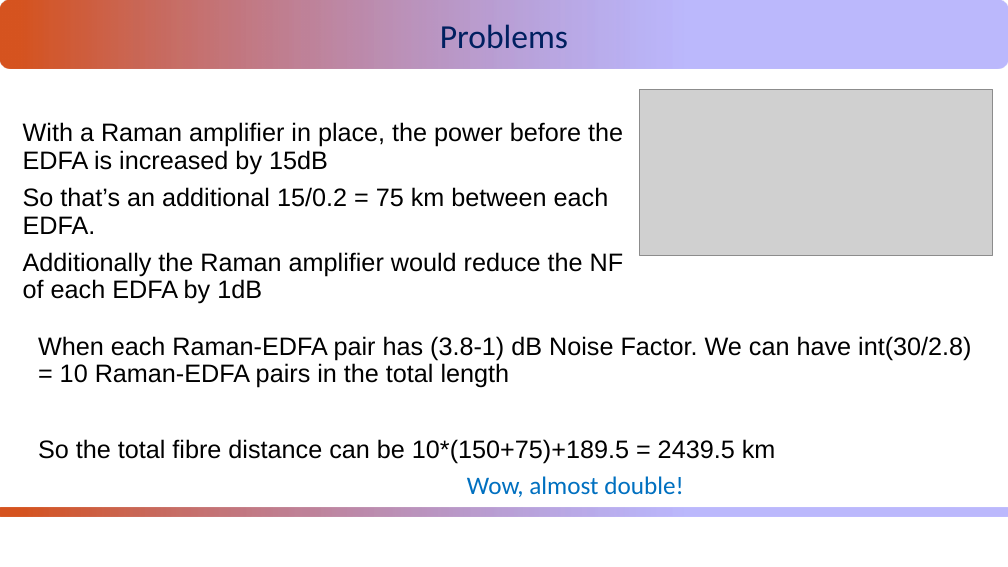
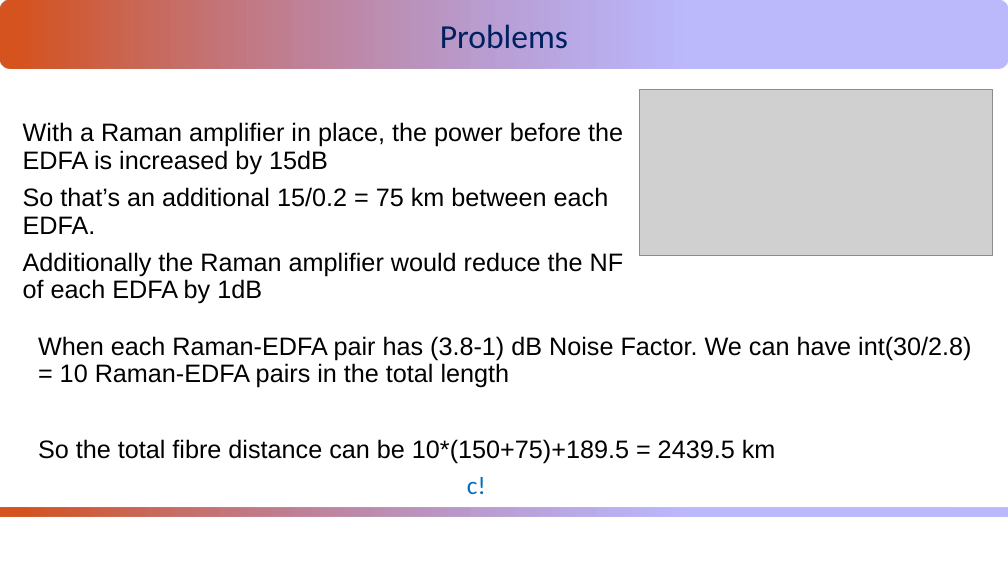
Before and after one commit to guiwecgdiu/UniversityOfBristol, a slide deck: slide 35 of Optical System and Data Network/week16/Week16_Lecture020_Sync_NonlinearOptics.pptx. Drawn at 1008x567 pixels with LibreOffice and Linux fonts; fonts in the diff are those of the drawing; grey boxes stand for pictures. Boxes give left, top, right and bottom in pixels: in the first picture for what was removed or moved away, otherwise in the second. Text is boxed around its words. In the diff, an @@ line names an element or a change of style, - is before the commit and + after.

```diff
--- a/Optical System and Data Network/week16/Week16_Lecture020_Sync_NonlinearOptics.pptx
+++ b/Optical System and Data Network/week16/Week16_Lecture020_Sync_NonlinearOptics.pptx
@@ text at [467,477,486,494]: text changed @@
-Wow, almost double!
+c!
```
Also in this commit, not shown: 2 other slides changed, 3 other files.
